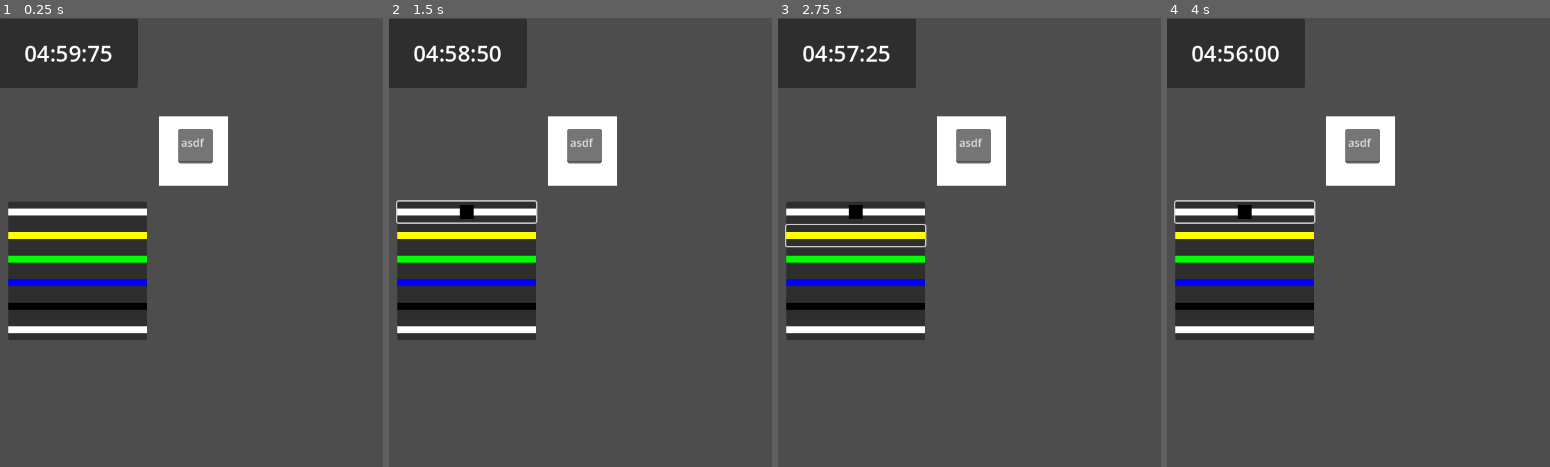
Above: before the commit, frames 1-4 (left to right).
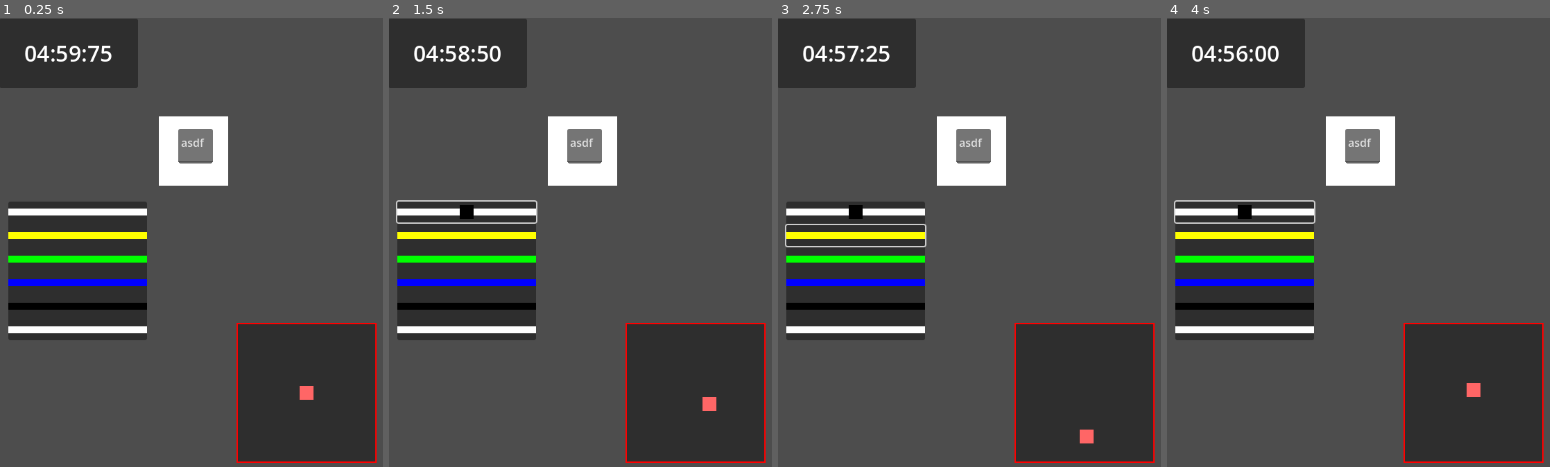
Above: after the commit, the same moments.

Repository: yutianzhe30/KeepTalkingOL
Game: Godot game, scene res://main.tscn
Same seed, same stepped clock (60 frames per second), same inputs: the game is played once before the commit and once after it.
Inputs (mouse positions are in pixels of both pictures, inside the frame that each line leads up to):
- Up to frame 1 (0.25 s): no input
- Up to frame 2 (1.5 s): click (465, 211) at 0.52 s; hold Right (right, bound only after the commit) from 1.28 s (still down)
- Up to frame 3 (2.75 s): release Right (right, bound only after the commit) at 2.03 s; hold Down (down, bound only after the commit) from 2.03 s (still down)
- Up to frame 4 (4 s): release Down (down, bound only after the commit) at 2.78 s; hold Right (right, bound only after the commit) 2.78-3.53 s; hold Up (up, bound only after the commit) from 3.53 s (still down)

The runs differ from the first frame. In frame 1, 11% of the frame differs, in the area x 61-99%, y 67-100%; in frame 2, 11%; in frame 3, 11%; in frame 4, 11%.

Commit message:
finish 3 module

Diff:
--- /dev/null
+++ b/Scenes/Modules/BalanceModule.tscn
@@ -0,0 +1,21 @@
+[gd_scene format=3 uid="uid://f2m6n7o8qaq0"]
+
+[ext_resource type="Script" path="res://Scripts/Modules/BalanceModule.gd" id="1_balance_script"]
+
+[node name="BalanceModule" type="PanelContainer"]
+custom_minimum_size = Vector2(200, 200)
+offset_right = 200.0
+offset_bottom = 200.0
+script = ExtResource("1_balance_script")
+
+[node name="ReferenceRect" type="ReferenceRect" parent="."]
+layout_mode = 2
+border_color = Color(1, 0, 0, 1)
+border_width = 2.0
+editor_only = false
+
+[node name="Ball" type="ColorRect" parent="ReferenceRect"]
+layout_mode = 0
+offset_right = 20.0
+offset_bottom = 20.0
+color = Color(1, 0.4, 0.4, 1)
--- /dev/null
+++ b/Scripts/Modules/BalanceModule.gd
@@ -0,0 +1,74 @@
+extends "res://Scripts/Modules/BaseModule.gd"
+
+@onready var ball = $ReferenceRect/Ball
+@onready var boundary = $ReferenceRect
+
+var velocity: Vector2 = Vector2.ZERO
+var position_offset: Vector2 = Vector2.ZERO # Position relative to center
+var is_active: bool = true
+
+# Physics Constants
+const REPULSION_FORCE: float = 100.0 # Pushes ball away from center
+const INPUT_FORCE: float = 300.0 # Player control strength
+const DRAG: float = 1.0 # Air resistance
+const RADIUS: float = 10.0 # Ball radius (half size)
+const MAX_SPEED: float = 150.0 # Cap speed to give user a chance
+
+func _ready():
+	# Wait 1 second before starting the chaos
+	await get_tree().create_timer(1.0).timeout
+
+	# Give a random initial nudge
+	var random_angle = randf() * TAU
+	velocity = Vector2.from_angle(random_angle) * 50.0
+
+func _process(delta):
+	if !is_active:
+		return
+
+	# 1. Calculate Forces
+	var force = Vector2.ZERO
+
+	# Repulsion (Unstable Equilibrium): Pushes away from center
+	# The further out you are, the stronger the pull
+	if position_offset.length() > 0:
+		force += position_offset.normalized() * (position_offset.length() * 2.0)
+
+	# Input (Counter-force)
+	# Input (Counter-force)
+	var input = Input.get_vector("left", "right", "up", "down")
+	force += input * INPUT_FORCE
+
+	# 2. Integrate Physics
+	velocity += force * delta
+	velocity -= velocity * DRAG * delta # Damping
+
+	# Cap the speed
+	if velocity.length() > MAX_SPEED:
+		velocity = velocity.normalized() * MAX_SPEED
+
+	position_offset += velocity * delta
+
+	# 3. Update Visuals
+	# Center of boundary is size/2. Ball needs to be centered there.
+	var center = boundary.size / 2.0
+	ball.position = center + position_offset - (ball.size / 2.0)
+
+	# 4. Check Collision (Fail Condition)
+	check_boundary()
+
+func check_boundary():
+	var half_size = boundary.size / 2.0
+	var bounds_x = half_size.x - RADIUS
+	var bounds_y = half_size.y - RADIUS
+
+	if abs(position_offset.x) > bounds_x or abs(position_offset.y) > bounds_y:
+		strike_module()
+
+func strike_module():
+	if !is_active: return
+	print("Balance Module Failed!")
+	strike()
+	# Reset or keep failing? For now, reset to center to give a chance to recover
+	position_offset = Vector2.ZERO
+	velocity = Vector2.ZERO
--- a/main.tscn
+++ b/main.tscn
@@ -2,6 +2,7 @@
 
 [ext_resource type="PackedScene" uid="uid://bumy8q4j2k5m" path="res://Scenes/Modules/TimerModule.tscn" id="2_0xm2m"]
 [ext_resource type="PackedScene" path="res://Scenes/Modules/WireModule.tscn" id="2_h2yge"]
+[ext_resource type="PackedScene" path="res://Scenes/Modules/BalanceModule.tscn" id="3_h2yge"]
 
 [node name="Node2D" type="Node2D" unique_id=393326942]
 
@@ -32,3 +33,9 @@
 offset_top = 264.0
 offset_right = 213.0
 offset_bottom = 464.0
+
+[node name="BalanceModule" parent="." unique_id=2053615184 instance=ExtResource("3_h2yge")]
+offset_left = 343.0
+offset_top = 440.0
+offset_right = 543.0
+offset_bottom = 640.0
--- a/project.godot
+++ b/project.godot
@@ -15,6 +15,33 @@
 config/features=PackedStringArray("4.6", "Forward Plus")
 config/icon="res://icon.svg"
 
+[input]
+
+left={
+"deadzone": 0.2,
+"events": [Object(InputEventKey,"resource_local_to_scene":false,"resource_name":"","device":-1,"window_id":0,"alt_pressed":false,"shift_pressed":false,"ctrl_pressed":false,"meta_pressed":false,"pressed":false,"keycode":0,"physical_keycode":0,"key_label":65,"unicode":97,"location":0,"echo":false,"script":null)
+, Object(InputEventKey,"resource_local_to_scene":false,"resource_name":"","device":-1,"window_id":0,"alt_pressed":false,"shift_pressed":false,"ctrl_pressed":false,"meta_pressed":false,"pressed":false,"keycode":0,"physical_keycode":0,"key_label":4194319,"unicode":0,"location":0,"echo":false,"script":null)
+]
+}
+right={
+"deadzone": 0.2,
+"events": [Object(InputEventKey,"resource_local_to_scene":false,"resource_name":"","device":-1,"window_id":0,"alt_pressed":false,"shift_pressed":false,"ctrl_pressed":false,"meta_pressed":false,"pressed":false,"keycode":0,"physical_keycode":0,"key_label":4194321,"unicode":0,"location":0,"echo":false,"script":null)
+, Object(InputEventKey,"resource_local_to_scene":false,"resource_name":"","device":-1,"window_id":0,"alt_pressed":false,"shift_pressed":false,"ctrl_pressed":false,"meta_pressed":false,"pressed":false,"keycode":0,"physical_keycode":68,"key_label":0,"unicode":100,"location":0,"echo":false,"script":null)
+]
+}
+up={
+"deadzone": 0.2,
+"events": [Object(InputEventKey,"resource_local_to_scene":false,"resource_name":"","device":-1,"window_id":0,"alt_pressed":false,"shift_pressed":false,"ctrl_pressed":false,"meta_pressed":false,"pressed":false,"keycode":0,"physical_keycode":0,"key_label":4194320,"unicode":0,"location":0,"echo":false,"script":null)
+, Object(InputEventKey,"resource_local_to_scene":false,"resource_name":"","device":-1,"window_id":0,"alt_pressed":false,"shift_pressed":false,"ctrl_pressed":false,"meta_pressed":false,"pressed":false,"keycode":0,"physical_keycode":0,"key_label":87,"unicode":119,"location":0,"echo":false,"script":null)
+]
+}
+down={
+"deadzone": 0.2,
+"events": [Object(InputEventKey,"resource_local_to_scene":false,"resource_name":"","device":-1,"window_id":0,"alt_pressed":false,"shift_pressed":false,"ctrl_pressed":false,"meta_pressed":false,"pressed":false,"keycode":0,"physical_keycode":0,"key_label":4194322,"unicode":0,"location":0,"echo":false,"script":null)
+, Object(InputEventKey,"resource_local_to_scene":false,"resource_name":"","device":-1,"window_id":0,"alt_pressed":false,"shift_pressed":false,"ctrl_pressed":false,"meta_pressed":false,"pressed":false,"keycode":0,"physical_keycode":0,"key_label":83,"unicode":115,"location":0,"echo":false,"script":null)
+]
+}
+
 [physics]
 
 3d/physics_engine="Jolt Physics"
Not shown, added: Scripts/Modules/BalanceModule.gd.uid
